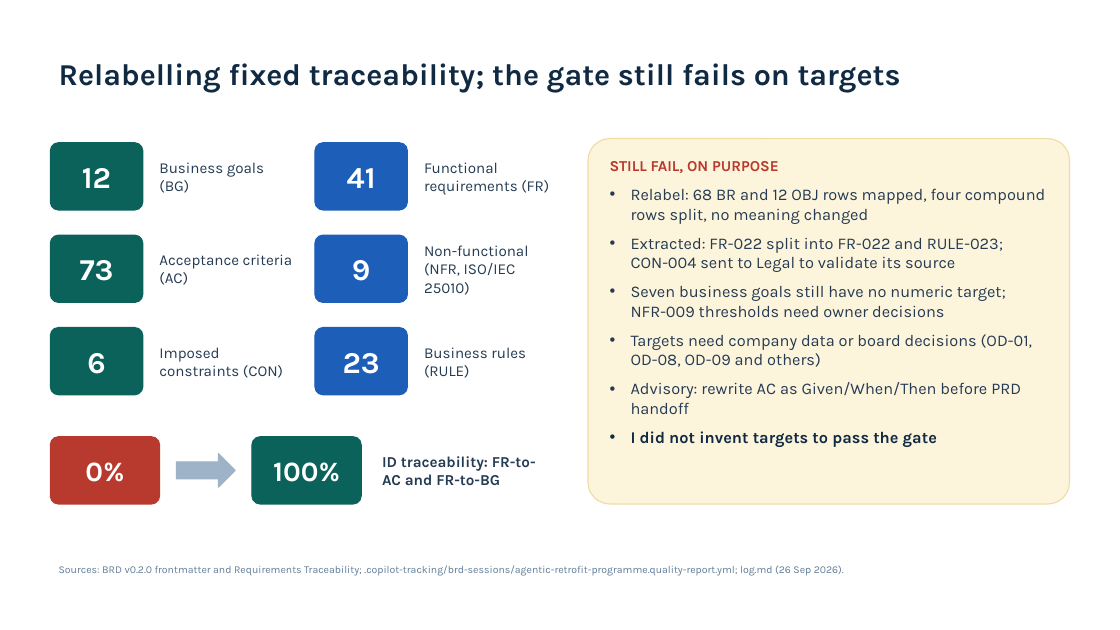
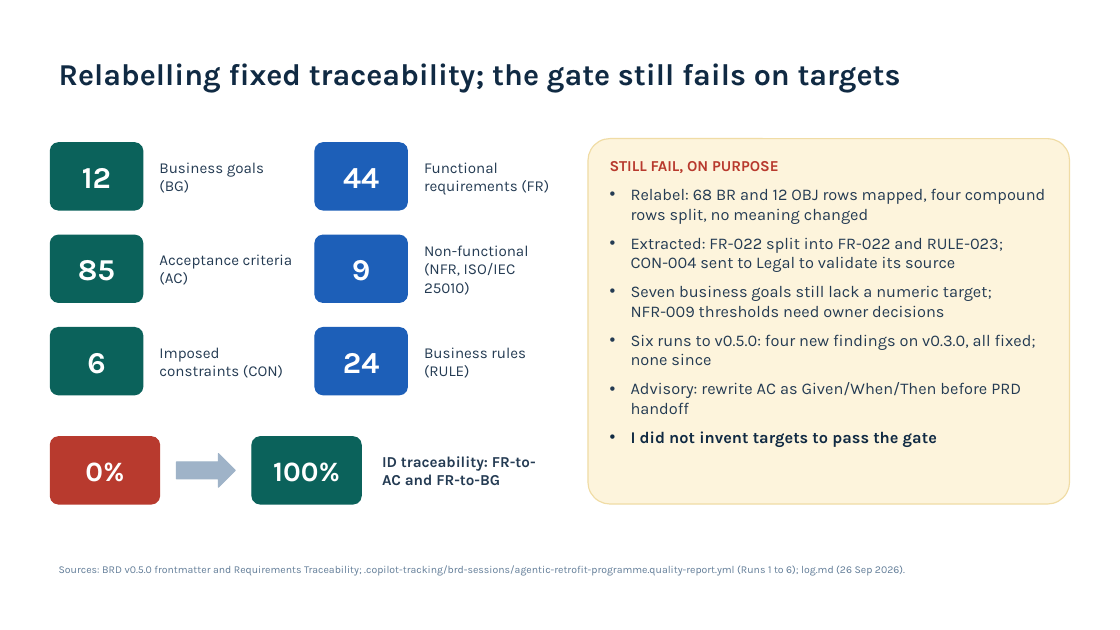
Before and after one commit to jmservera/ama, a slide deck: slide 10 of .copilot-tracking/ppt/2026-09-26/ama-mentor-progress-review/slide-deck/ama-mentor-progress-review.pptx (slide 9 before the commit). Drawn at 1120x630 pixels with LibreOffice and Linux fonts; fonts in the diff are those of the drawing. Boxes give left, top, right and bottom in pixels: in the first picture for what was removed or moved away, otherwise in the second. Text is boxed around its words. In the diff, an @@ line names an element or a change of style, - is before the commit and + after.

Commit message:
Update AMA mentor progress review deck and supporting documentation
- Revised primary research document to clarify presentation length and content sources.
- Added new storytelling review iteration document for the AMA mentor progress review deck, detailing audience assessment, iteration verdicts, and prioritized changes.
- Updated the slide deck (PPTX) for the AMA mentor progress review, increasing slide count to 14 and ensuring all slides pass validation checks.
- Generated and updated validation reports for the slide deck, confirming quality and geometry for all slides.
- Added new validation results for the additional slide, ensuring comprehensive coverage in the validation reports.
- Updated README and log files to reflect the new presentation and its details, including the removal of the previous proposal deck and the addition of the new mentor progress review deck.
- Documented the review process and changes made in the project log, including the rationale for updates and corrections.

```diff
--- a/.copilot-tracking/ppt/2026-09-26/ama-mentor-progress-review/slide-deck/ama-mentor-progress-review.pptx
+++ b/.copilot-tracking/ppt/2026-09-26/ama-mentor-progress-review/slide-deck/ama-mentor-progress-review.pptx
@@ text in rounded rectangle at [343, 168, 379, 188]: text changed @@
-41
+44
@@ text in rounded rectangle at [78, 260, 115, 281]: text changed @@
-73
+85
@@ text in rounded rectangle at [631, 286, 1036, 365]: text changed @@
-• Seven business goals still have no numeric target; NFR-009 thresholds need owner decisions
-• Targets need company data or board decisions (OD-01, OD-08, OD-09 and others)
+• Seven business goals still lack a numeric target; NFR-009 thresholds need owner decisions
+• Six runs to v0.5.0: four new findings on v0.3.0, all fixed; none since
@@ text in rounded rectangle at [343, 353, 379, 373]: text changed @@
-23
+24
@@ text at [59, 565, 905, 576]: text changed @@
-Sources: BRD v0.2.0 frontmatter and Requirements Traceability; .copilot-tracking/brd-sessions/agentic-retrofit-programme.quality-report.yml; log.md (26 Sep 2026).
+Sources: BRD v0.5.0 frontmatter and Requirements Traceability; .copilot-tracking/brd-sessions/agentic-retrofit-programme.quality-report.yml (Runs 1 to 6); log.md (26 Sep 2026).
```
Also in this commit, not shown: 6 other slides changed, 1 slide added, 35 other files.
